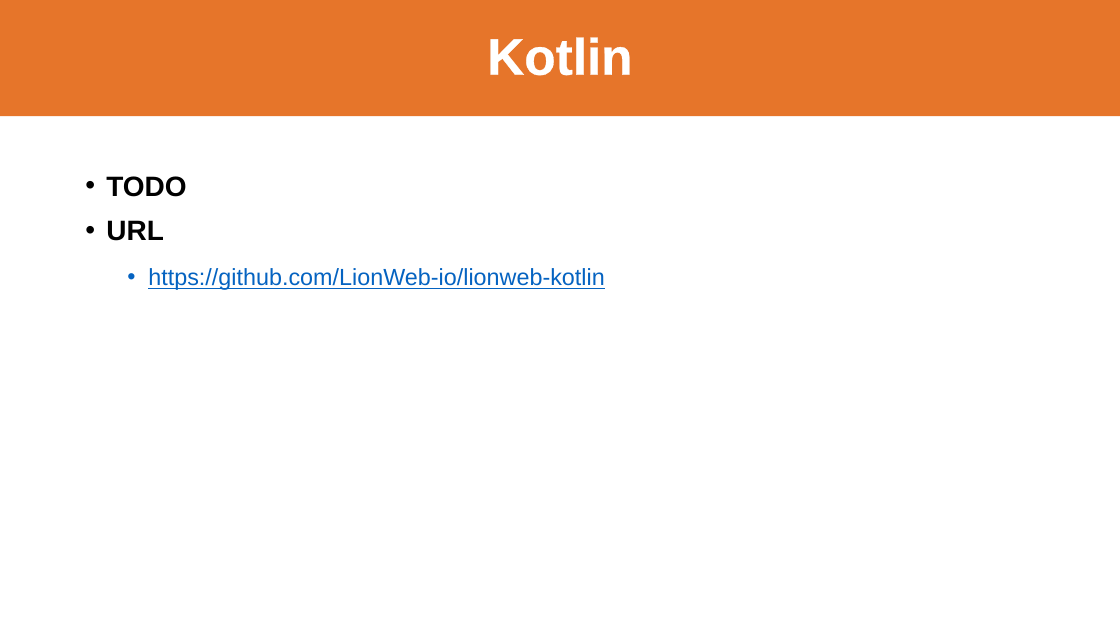
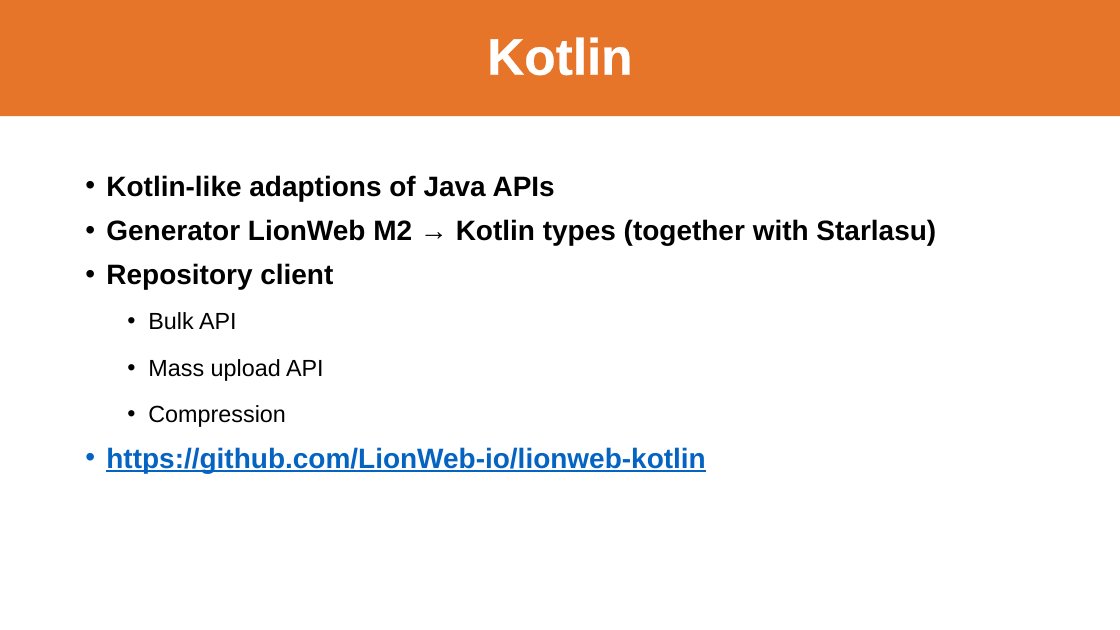
Before and after one commit to LionWeb-io/specification, a slide deck: slide 16 of resources/LangDev 2024 Talk.pptx. Drawn at 1120x630 pixels with LibreOffice and Linux fonts; fonts in the diff are those of the drawing; background and template pictures are left out. Boxes give left, top, right and bottom in pixels: in the first picture for what was removed or moved away, otherwise in the second. Text is boxed around its words. In the diff, an @@ line names an element or a change of style, - is before the commit and + after.

```diff
--- a/resources/LangDev 2024 Talk.pptx
+++ b/resources/LangDev 2024 Talk.pptx
@@ text at <box>106,175,936,427</box>: text changed @@
-TODO
-URL
+Kotlin-like adaptions of Java APIs
+Generator LionWeb M2 → Kotlin types (together with Starlasu)
+Repository client
+  • Bulk API
+  • Mass upload API
+  • Compression
@@ text at <box>106,447,705,473</box>: size 20 to 24 pt, bold on in "https://github.com/LionWeb-io/lionweb-kotlin"; bullet • to none; list level 2 to 1 in "https://github.com/LionWeb-io/lionweb-kotlin" @@
```
Also in this commit, not shown: 16 other slides changed, 1 slide added, 1 slide removed.
